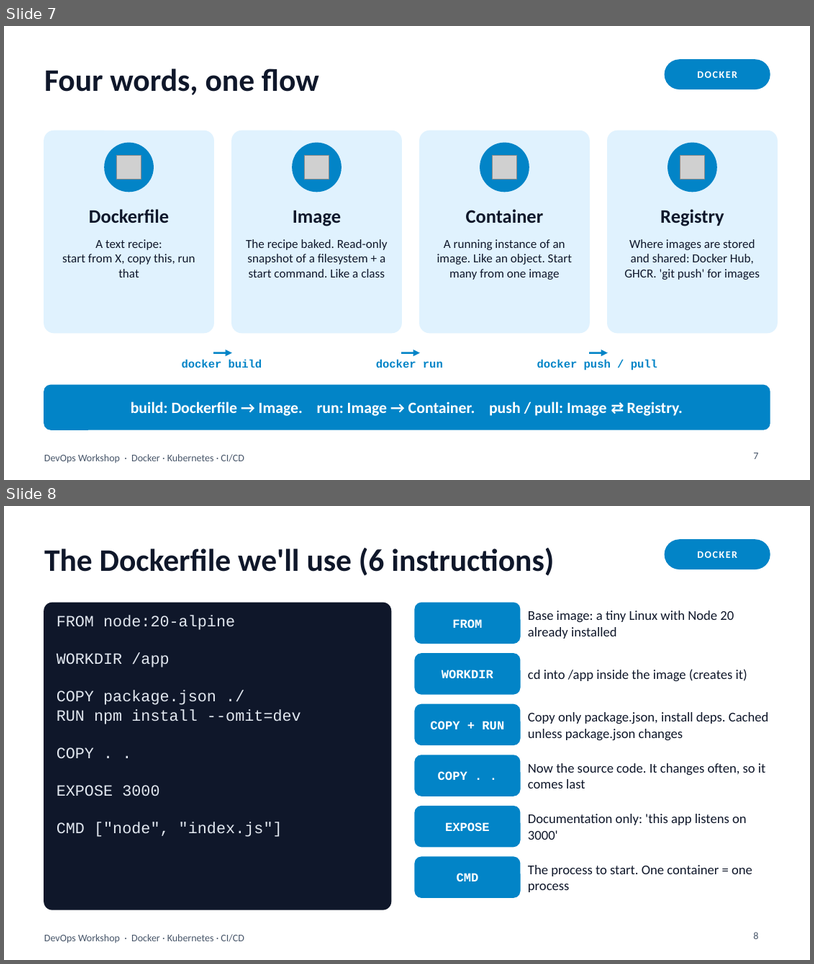
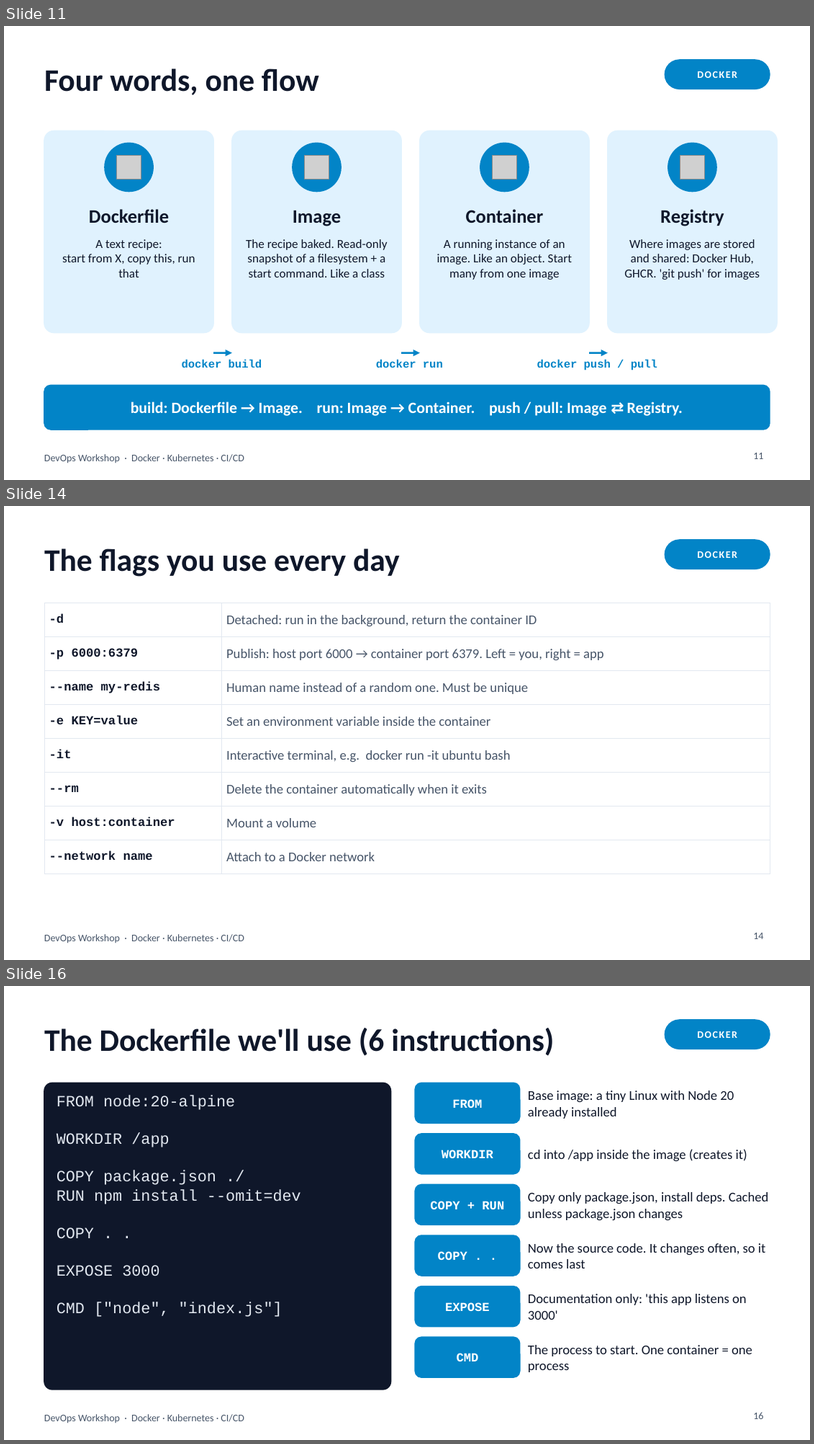
Before and after one commit to Atomiicradius/devops-session-10-26, a slide deck: slides/devops-workshop.pptx. Shown one above the other, each under a label of ours: slides 7 and 8 before the commit, slides 11, 14 and 16 after it; the slides between them are not shown. The pictures are 814x964 and 814x1444 pixels, drawn with LibreOffice and Linux fonts; fonts in the diff are those of the drawing; grey boxes stand for pictures. Boxes give left, top, right and bottom in pixels: in the first picture for what was removed or moved away, otherwise in the second. Text is boxed around its words. In the diff, an @@ line names an element or a change of style, - is before the commit and + after.

```diff
--- a/slides/devops-workshop.pptx
+++ b/slides/devops-workshop.pptx
@@ slide 14 added at <box>4,506,810,960</box>, background #FFFFFF; not listed: 1 template element that a slide beside it also shows @@
@@ title added at <box>44,548,400,577</box>, 28 pt, text #0F172A, bold @@
+The flags you use every day
@@ rounded rectangle added at <box>665,540,770,569</box>, fill #0284C7, outline #0284C7 1 pt @@
@@ text added at <box>697,551,738,558</box>, 9 pt, text #FFFFFF, bold @@
+DOCKER
@@ table added at <box>44,602,770,874</box>, 8 rows, 2 columns @@
+-d | Detached: run in the background, return the container ID
+-p 6000:6379 | Publish: host port 6000 → container port 6379. Left = you, right = app
+--name my-redis | Human name instead of a random one. Must be unique
+-e KEY=value | Set an environment variable inside the container
+-it | Interactive terminal, e.g. docker run -it ubuntu bash
+--rm | Delete the container automatically when it exits
+-v host:container | Mount a volume
+--network name | Attach to a Docker network
@@ page number added at <box>754,932,764,939</box>, 9 pt, text #475569 @@
+14
@@ what was slide 7 is now slide 11 @@
@@ page number at <box>754,452,764,459</box>: text changed @@
-7
+11
@@ what was slide 8 is now slide 16 @@
@@ page number at <box>754,1412,764,1419</box>: text changed @@
-8
+16
```
Also in this commit, not shown: 7 slides changed, 8 other slides added, 1 slide removed, 2 other files.
